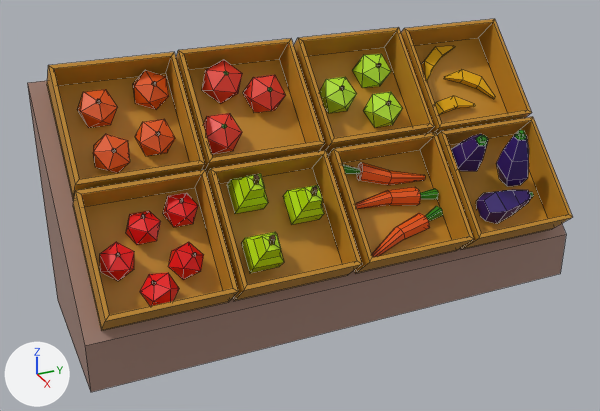
One commit to the FBX model Assets/Models/Individuales 3D/Estructura/cajones.fbx: the scene before it, then after it.
Before and after are seen from a camera (50 mm lens) standing at (8.33, 3.37, 1.8) and looking at (5.58, 4.61, 0.42). Arrows for +X, +Y and +Z are at lower left; the lights stay in place. Mesh edges are drawn as thin lines. Where no turn or scale is listed for an object, it has been applied to the vertices.

The scene before the commit, as lines of its bpy script (objects in view):
```python
me_plane_001 = bpy.data.meshes.new('Plane.001')
me_plane_001.from_pydata(...)  # 841 vertices, 833 faces; spans x -0.34..0.44, y -1.03..1.03, z -0.56..0.47
me_plane_001.materials.append(mat_gondolamadera_001)  # orange #c58b24
me_plane_001.materials.append(mat_material_009)  # red #e70002
me_plane_001.materials.append(mat_palos_003)  # brown #573415
me_plane_001.materials.append(mat_palos_002)  # brown #573415
me_plane_001.materials.append(mat_pera_001)  # green #bae700
me_plane_001.materials.append(mat_material_007)  # orange #e75400
me_plane_001.materials.append(mat_material_008)  # green #248100
me_plane_001.materials.append(mat_berenjena_005)  # dark purple #321670
me_plane_001.materials.append(mat_manzanaverde_001)  # green #b3e726
me_plane_001.materials.append(mat_tomate_001)  # red #e73521
me_plane_001.materials.append(mat_banana_001)  # yellow #e7ad00
me_plane_001.materials.append(mat_gondolas__beige)  # beige #a28174
# before: 566 (0.04, 0.51, 0.0), 568 (0.04, 0.94, 0.0) at pixel (514, 133), 578 (0.14, 0.94, 0.1) at pixel (531, 120), 579 (0.14, 0.51, 0.1) at pixel (445, 134)
ob_frutayverdura_001 = bpy.data.objects.new('FrutaYVerdura.001', me_plane_001)
ob_frutayverdura_001.location = (5.531, 4.706, 0.565)
```
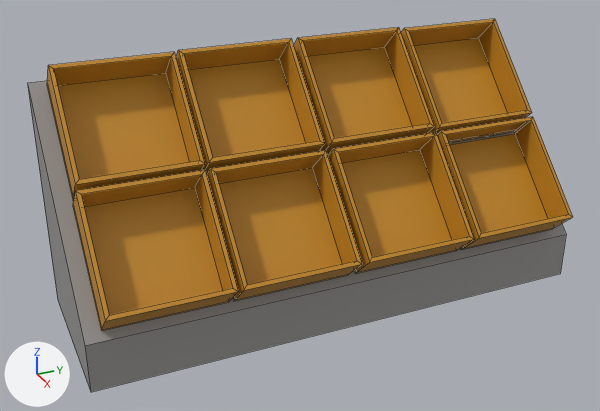
The newer file is also turned or shifted as a whole; pictures and numbers use the older file's frame.

Pixel boxes (x1, y1, x2, y2) of what changed, in the pictures (600 x 411 px):
part 1 of me_plane_001, deleted
    before: (77, 46, 534, 306)
part 2 of me_plane_001, deleted (brown)
    before: (446, 121, 530, 145)
part 3 of me_plane_001, recoloured (brown to grey)
    both: (27, 81, 566, 392)

Diff of the bpy script that builds the scene:
```diff
--- a/Assets/Models/Individuales 3D/Estructura/cajones.fbx.py
+++ b/Assets/Models/Individuales 3D/Estructura/cajones.fbx.py
@@ mat_gondolas @@
+mat_gondolas = principled_material('GONDOLAS')
+mat_gondolas.base_color = (0.319, 0.311, 0.307)  # grey #999796
@@ me_plane_001 @@
 # used by ob_frutayverdura_001; location = (5.531, 4.706, 0.565)
 # verts and faces of me_plane_001; kept vertices keep their numbers, new ones are numbered from 841
-me_plane_001.from_pydata(...)  # 841 vertices, 833 faces; spans x -0.34..0.44, y -1.03..1.03, z -0.56..0.47
+me_plane_001.from_pydata(...)  # 168 vertices, 140 faces; spans x -0.34..0.44, y -1.03..1.03, z -0.56..0.47
+# me_plane_001 part 1: 27 loose pieces with 673 vertices, spanning x -0.28..0.4, y -0.93..0.89, z -0.29..0.41, are deleted
+# me_plane_001 part 2
+delete_faces([(566, 568, 578, 579)])
+# me_plane_001 part 3: 5 faces spanning x -0.34..0.34, y -1.03..1.03, z -0.56..0.37 switch from mat_gondolas__beige (beige #a28174) to mat_gondolas (grey #999796)
 me_plane_001.materials.append(mat_gondolamadera_001)
-me_plane_001.materials.append(mat_material_009)  # red #e70002
-me_plane_001.materials.append(mat_palos_003)  # brown #573415
-me_plane_001.materials.append(mat_palos_002)  # brown #573415
-me_plane_001.materials.append(mat_pera_001)  # green #bae700
-me_plane_001.materials.append(mat_material_007)  # orange #e75400
-me_plane_001.materials.append(mat_material_008)  # green #248100
-me_plane_001.materials.append(mat_berenjena_005)  # dark purple #321670
-me_plane_001.materials.append(mat_manzanaverde_001)  # green #b3e726
-me_plane_001.materials.append(mat_tomate_001)  # red #e73521
-me_plane_001.materials.append(mat_banana_001)  # yellow #e7ad00
```
